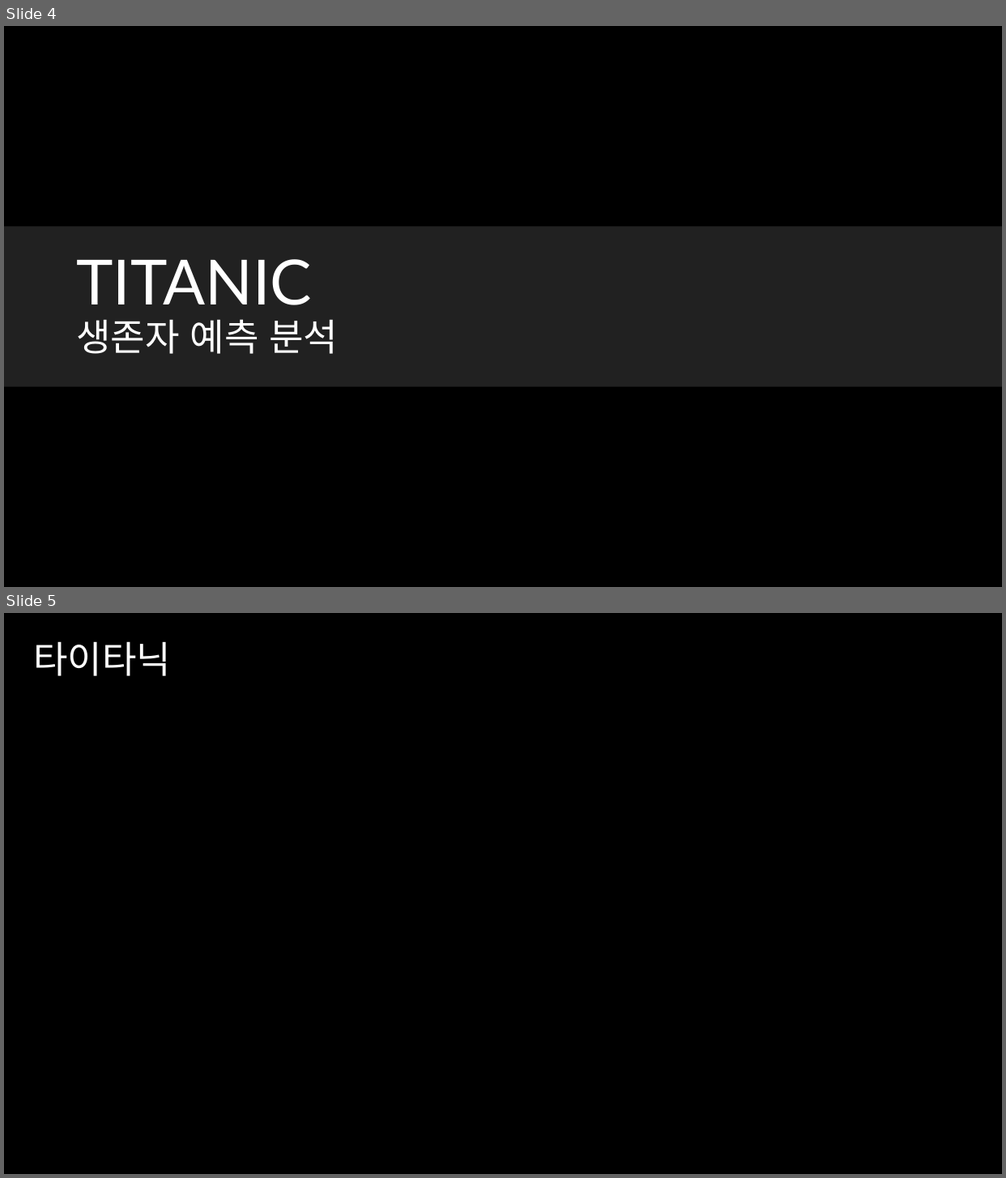
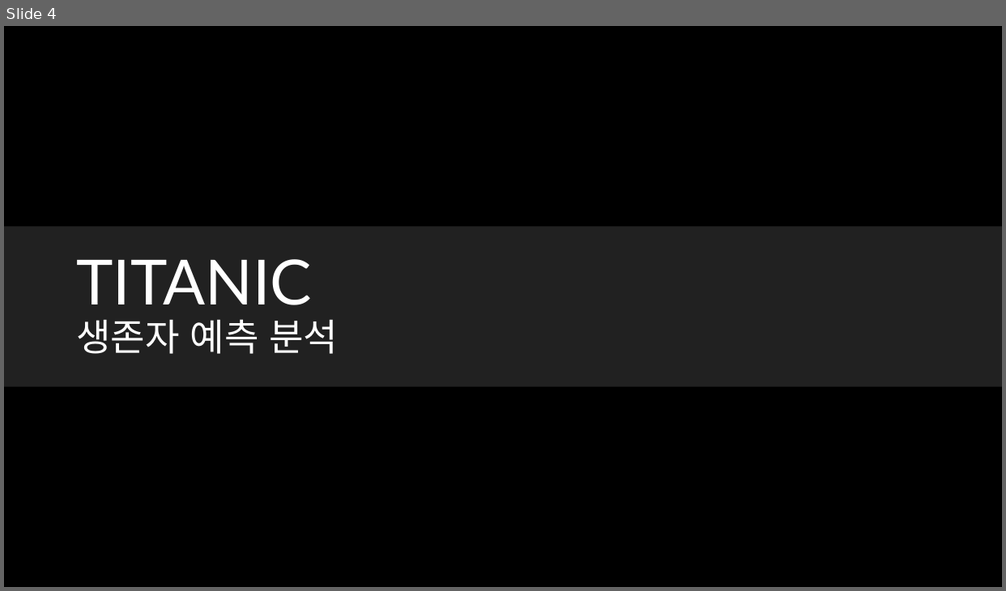
Before and after one commit to cyberfury/DataStudy, a slide deck: [데이터분석]타이타닉_자료정리.pptx. Shown one above the other, each under a label of ours: slides 4 and 5 before the commit, slide 4 after it. The pictures are 1006x1178 and 1006x591 pixels, drawn with LibreOffice and Linux fonts; fonts in the diff are those of the drawing; background and template pictures are left out. Boxes give left, top, right and bottom in pixels: in the first picture for what was removed or moved away, otherwise in the second. Text is boxed around its words. In the diff, an @@ line names an element or a change of style, - is before the commit and + after.

```diff
--- a/[데이터분석]타이타닉_자료정리.pptx
+++ b/[데이터분석]타이타닉_자료정리.pptx
@@ slide 5 removed at (4, 613, 1002, 1174), background #000000 @@
@@ title removed at (33, 641, 171, 676) @@
-타이타닉
```
Also in this commit, not shown: 1 slide added, 2 other files.
